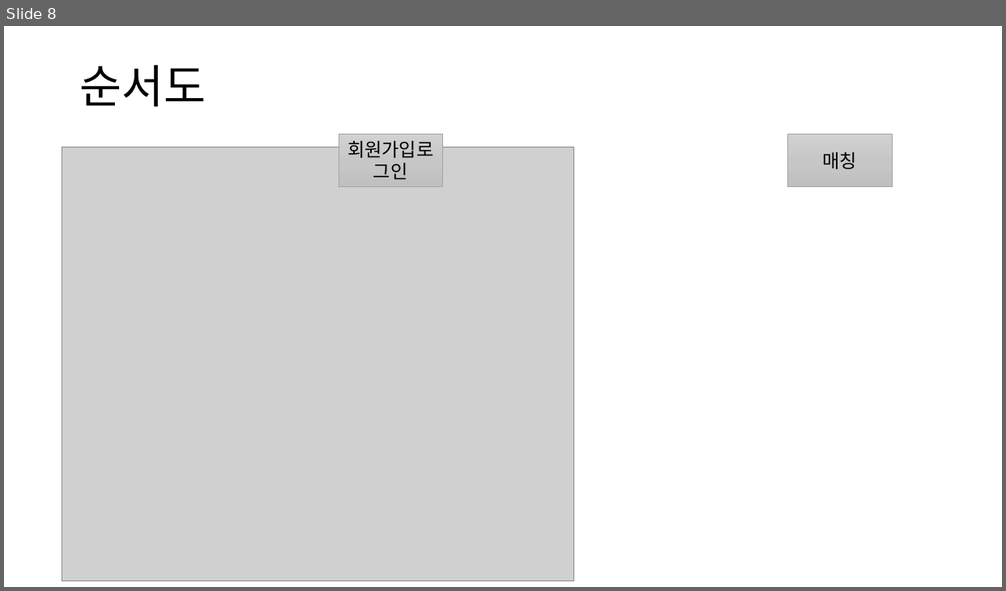
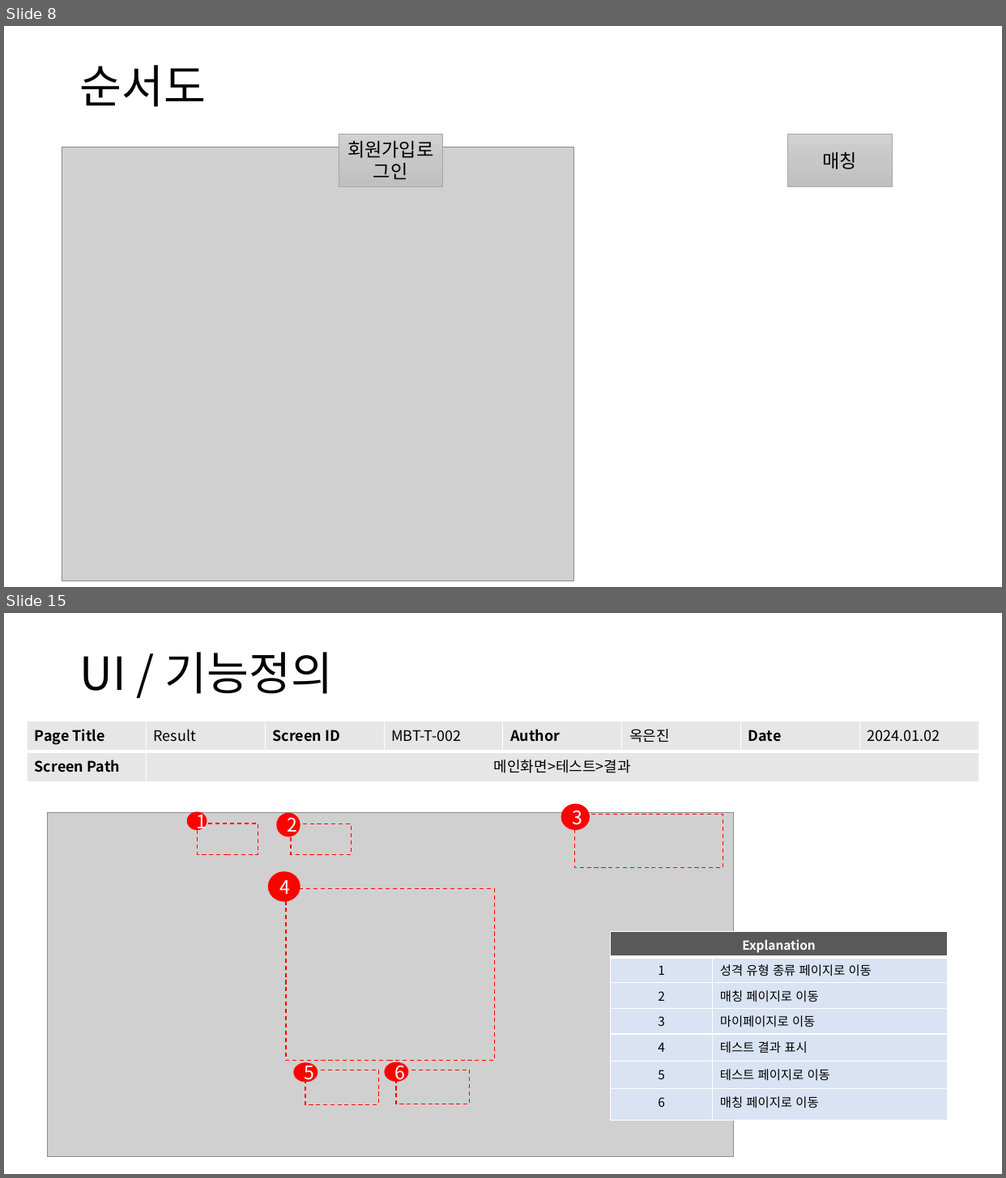
Before and after one commit to piepenie/NO6, a slide deck: MBTI 스토리보드.pptx. Shown one above the other, each under a label of ours: slide 8 before the commit, slides 8 and 15 after it; the slides between them are not shown. The pictures are 1006x591 and 1006x1178 pixels, drawn with LibreOffice and Linux fonts; fonts in the diff are those of the drawing; grey boxes stand for pictures. Boxes give left, top, right and bottom in pixels: in the first picture for what was removed or moved away, otherwise in the second. Text is boxed around its words. In the diff, an @@ line names an element or a change of style, - is before the commit and + after.

Commit message:
ui/function explanation

```diff
--- a/MBTI 스토리보드.pptx
+++ b/MBTI 스토리보드.pptx
@@ slide 15 added at (x1=4, y1=613, x2=1002, y2=1174), background #FFFFFF @@
@@ text added at (x1=80, y1=652, x2=334, y2=694), 44 pt, text #000000 @@
+UI / 기능정의
@@ table added at (x1=27, y1=721, x2=979, y2=781), 2 rows, 8 columns @@
+Page Title | Result | Screen ID | MBT-T-002 | Author | 옥은진 | Date | 2024.01.02
+Screen Path | 메인화면>테스트>결과 |  |  |  |  |  | 
@@ table added at (x1=611, y1=932, x2=948, y2=1119), 7 rows, 2 columns @@
+Explanation | 
+1 | 성격 유형 종류 페이지로 이동
+2 | 매칭 페이지로 이동
+3 | 마이페이지로 이동
+4 | 테스트 결과 표시
+5 | 테스트 페이지로 이동
+6 | 매칭 페이지로 이동
@@ group added at (x1=47, y1=804, x2=733, y2=1157): 6 rectangles, 6 ellipses, 1 picture @@
+1
+2
+3
+4
+5
+6
```
Also in this commit, not shown: 1 slide changed, 8 other slides added.
